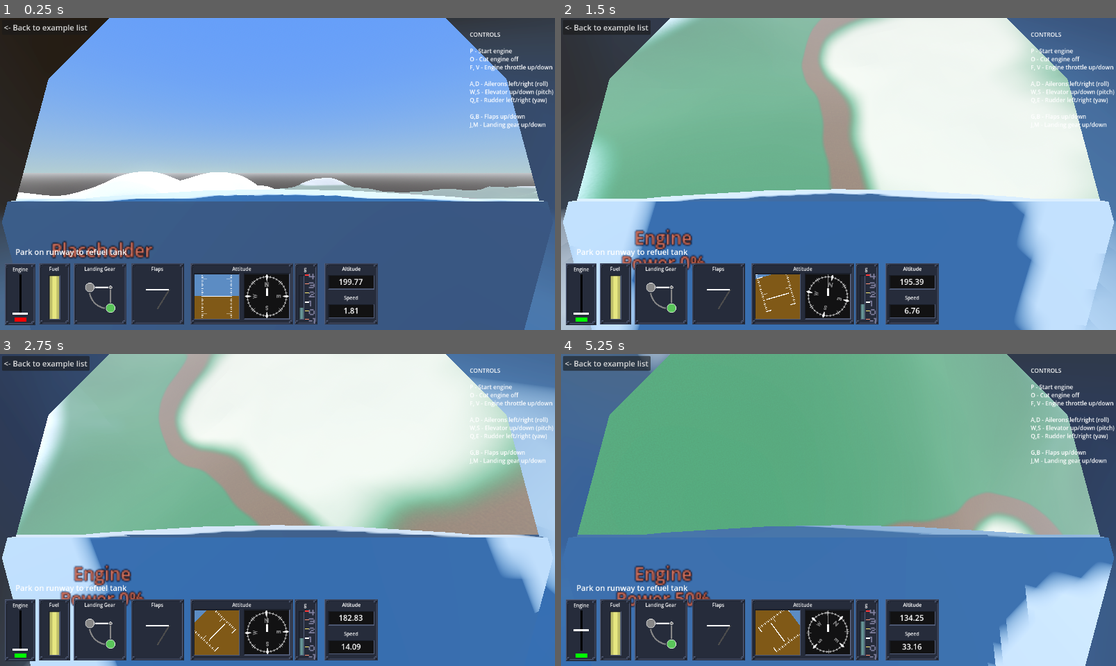
Above: before the commit, frames 1-4 (two rows, left to right).
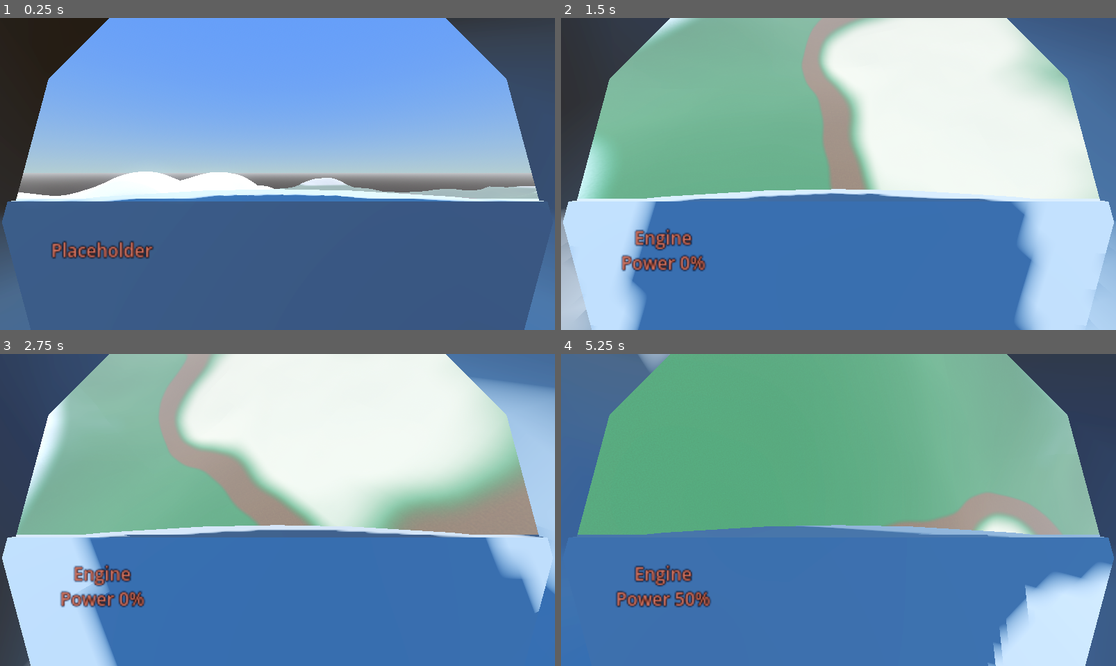
Above: after the commit, the same moments.

Repository: 100-Devs-1-Game/UndeadReckoning
Game: Godot game, scene res://Main.tscn
Two runs of this game, one before a commit and one after it. Both use one fixed random seed, a clock stepped at 60 frames per second and the inputs below. Sound files missing from this copy of the repository are replaced by a short silence.
Inputs:
- Up to frame 1 (0.25 s): no input
- Up to frame 2 (1.5 s): tap Enter at 0.5 s; hold D 0.53-1.28 s; tap Z at 0.6 s; tap Space at 0.77, 1.07 s; hold S from 1.28 s (still down); tap P at 1.35 s
- Up to frame 3 (2.75 s): tap Space at 1.52, 1.82 s; release S at 2.03 s; hold D from 2.03 s (still down); tap O at 2.1 s
- Up to frame 4 (5.25 s): release D at 2.78 s; hold W 2.78-3.53 s; tap F at 2.85 s; tap Space at 3.02, 3.32, 3.77, 4.07, 4.52, 4.82 s; hold A 3.53-5.03 s; tap V at 3.6 s; tap 3 at 4.35 s; hold S from 5.03 s (still down); tap 2 at 5.1 s

The runs differ from the first frame. In frame 1, 13% of the frame differs, in the area x 0-100%, y 2-99%; in frame 2, 13%; in frame 3, 13%; in frame 4, 14%, in the area x 0-100%, y 0-99%.

Commit message:
Toggle built-in interface

Diff:
--- a/src/plane/our_aircraft.gd
+++ b/src/plane/our_aircraft.gd
@@ -1,5 +1,11 @@
 class_name OurAircraft
 extends Aircraft
 
+@export var enable_builtin_interface: bool= false
 
 @onready var builtin_interface: CanvasLayer = $"Builtin Interface"
+
+
+func _ready() -> void:
+	super()
+	builtin_interface.visible= enable_builtin_interface
